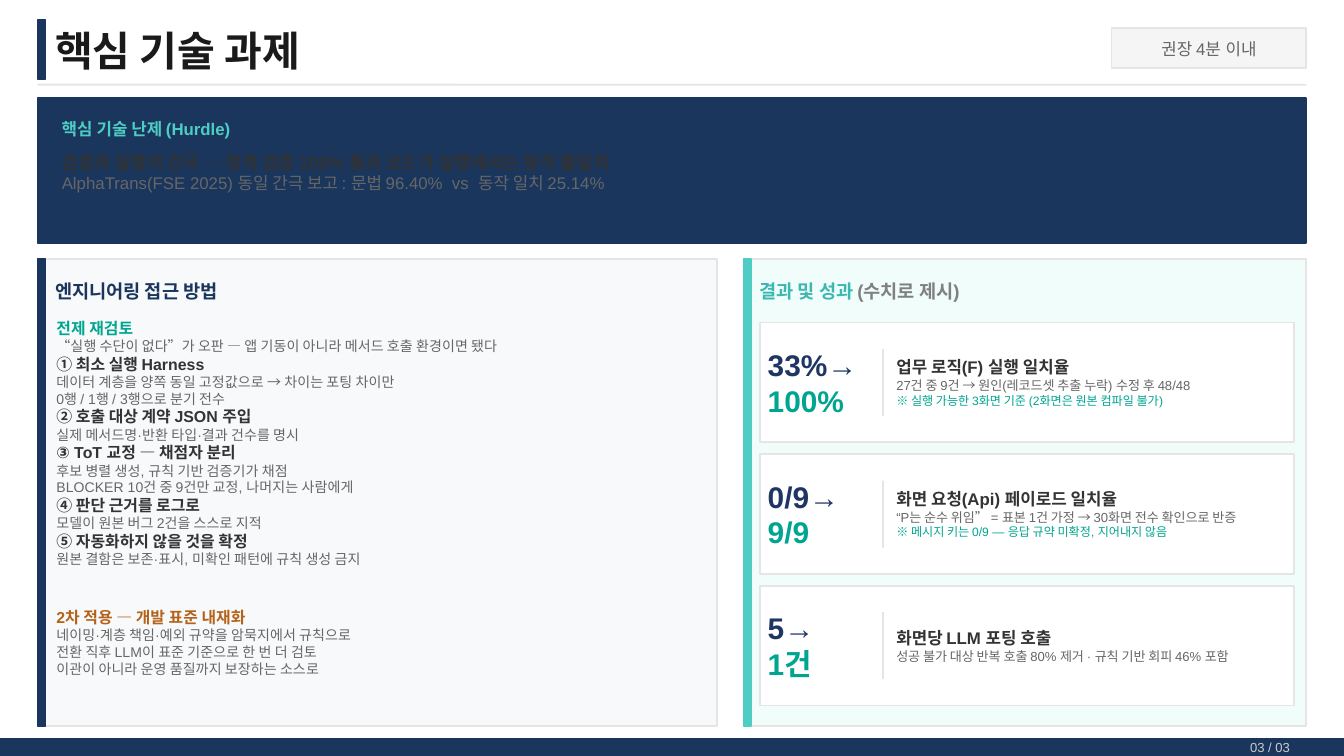
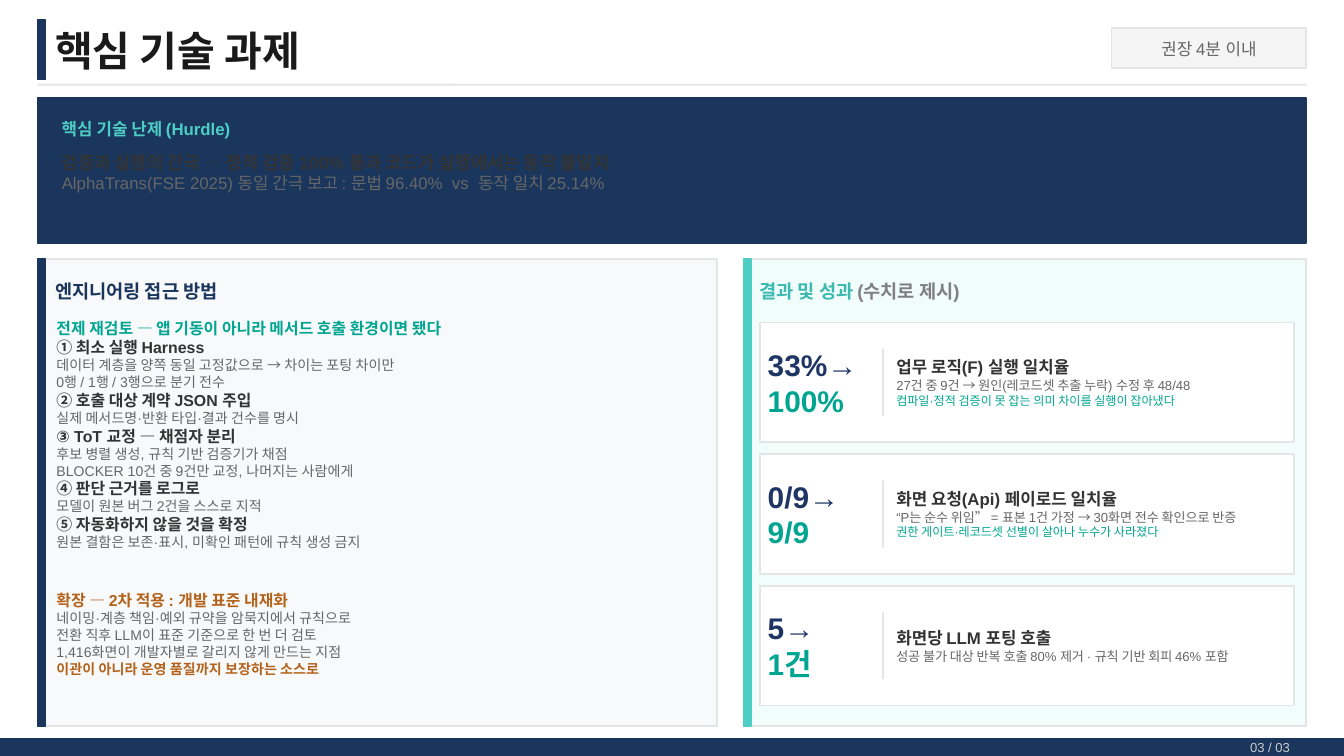
Before and after one commit to jesoomin/TransGscm, a slide deck: slide 4 of docs/weekly/assets/최종발표장표.pptx. Drawn at 1344x756 pixels with LibreOffice and Linux fonts; fonts in the diff are those of the drawing. Boxes give left, top, right and bottom in pixels: in the first picture for what was removed or moved away, otherwise in the second. Text is boxed around its words. In the diff, an @@ line names an element or a change of style, - is before the commit and + after.

```diff
--- a/docs/weekly/assets/최종발표장표.pptx
+++ b/docs/weekly/assets/최종발표장표.pptx
@@ text at (56, 320, 441, 336): text changed; size 7.5 to 8.5 pt; text colour #666666 to #00A591; bold on @@
-전제 재검토
-“실행 수단이 없다”가 오판 — 앱 기동이 아니라 메서드 호출 환경이면 됐다
+전제 재검토 — 앱 기동이 아니라 메서드 호출 환경이면 됐다
@@ text at (896, 392, 1174, 406): text changed @@
-※ 실행 가능한 3화면 기준 (2화면은 원본 컴파일 불가)
+컴파일·정적 검증이 못 잡는 의미 차이를 실행이 잡아냈다
@@ text at (896, 526, 1158, 537): text changed @@
-※ 메시지 키는 0/9 — 응답 규약 미확정, 지어내지 않음
+권한 게이트·레코드셋 선별이 살아나 누수가 사라졌다
@@ text at (56, 592, 288, 608): text changed @@
-2차 적용 — 개발 표준 내재화
+확장 — 2차 적용 : 개발 표준 내재화
@@ text at (56, 645, 341, 659): paragraph added @@
+1,416화면이 개발자별로 갈리지 않게 만드는 지점
@@ text at (56, 662, 319, 676): text colour #666666 to #B4621A, bold on in "이관이 아니라 운영 품질까지 보장하는 소스로" @@
```
Also in this commit, not shown: 1 other slide changed, 3 other files.
